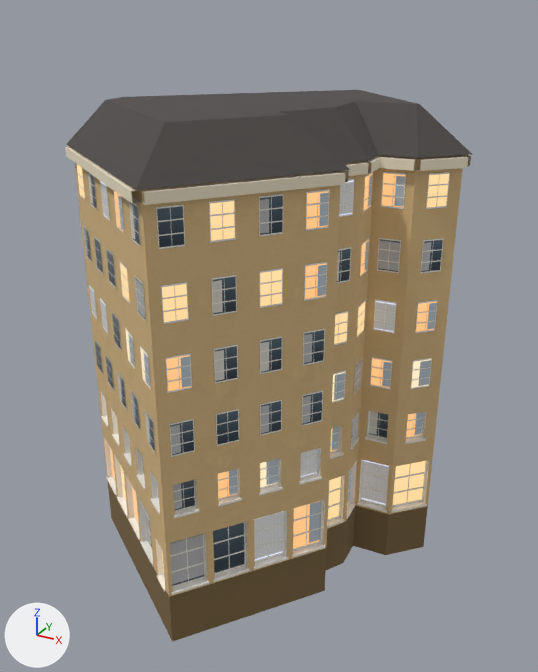
Before and after pictures for a commit that changed the glTF model web/public/models/landmarks/z3c_zy_ne.glb.
Rendered twice from a 50 mm lens placed at (19.1, -33.6, 27.2), pointed at (0.7, -0.2, 10.5). Lighting does not change. The marker at lower left points along +X, +Y and +Z. The first picture is the older version. Where no turn or scale is listed for an object, it has been applied to the vertices. Vertices at exactly the same position are counted once.

The older version as bpy lines, for what is in view:
```python
me_mesh_0 = bpy.data.meshes.new('Mesh_0')
me_mesh_0.from_pydata(...)  # 1355 vertices, 1602 faces; spans x 0.0..19.7, y -21.8..0.0, z 0.0..26.0
# faces by material slot: [614, 300, 688]
me_mesh_0.materials.append(mat_wall)
me_mesh_0.materials.append(mat_glass)
me_mesh_0.materials.append(mat_flat)
ob_mesh_0 = bpy.data.objects.new('Mesh_0', me_mesh_0)
ob_mesh_0.location = (-9.58, 11.0, -3.0)
```
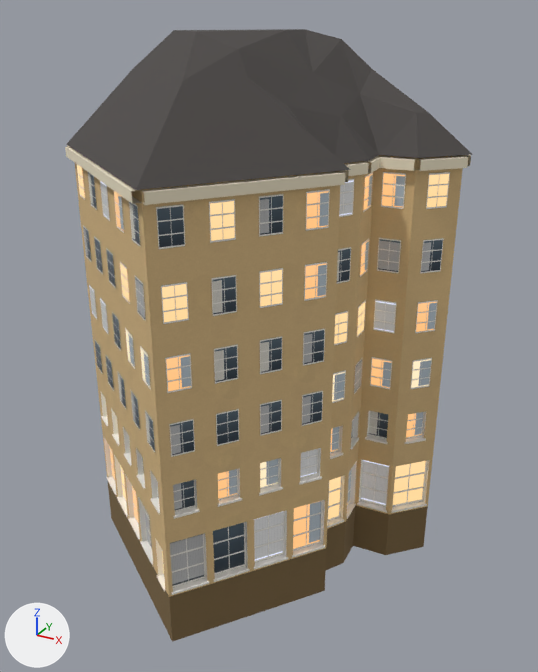
Where the newer file only moved an object's origin or applied its transform, the numbers keep the older frame.

Location of each change, (x1, y1, x2, y2) in pixels of the pictures (538 x 672 px):
'Mesh_0', reshaped (11% taller)
    before: (65, 90, 473, 642)
    after: (65, 29, 473, 642)
part 1 of me_mesh_0, built on
    before: (67, 90, 473, 190)
    after: (67, 29, 473, 190)

The change in detail:
me_mesh_0 is used by ob_mesh_0; location (-9.58, 11.0, -3.0).
me_mesh_0 had 1355 vertices, 1602 faces and spanned x 0.0..19.7, y -21.8..0.0, z 0.0..26.0.
me_mesh_0 now has 1368 vertices, 1628 faces and spans x 0.0..19.7, y -21.8..0.0, z 0.0..29.3.
Part 1, on me_mesh_0:
10 vertices are removed from x 2.2..16.9, y -19.1..-2.8, z 26.0.
28 faces are deleted.
23 vertices are added at x 1.8..17.3, y -19.5..-2.3, z 25.6..29.3.
54 new faces join them, mat_flat.
Other edits to the shape of me_mesh_0 do not show in these pictures.
